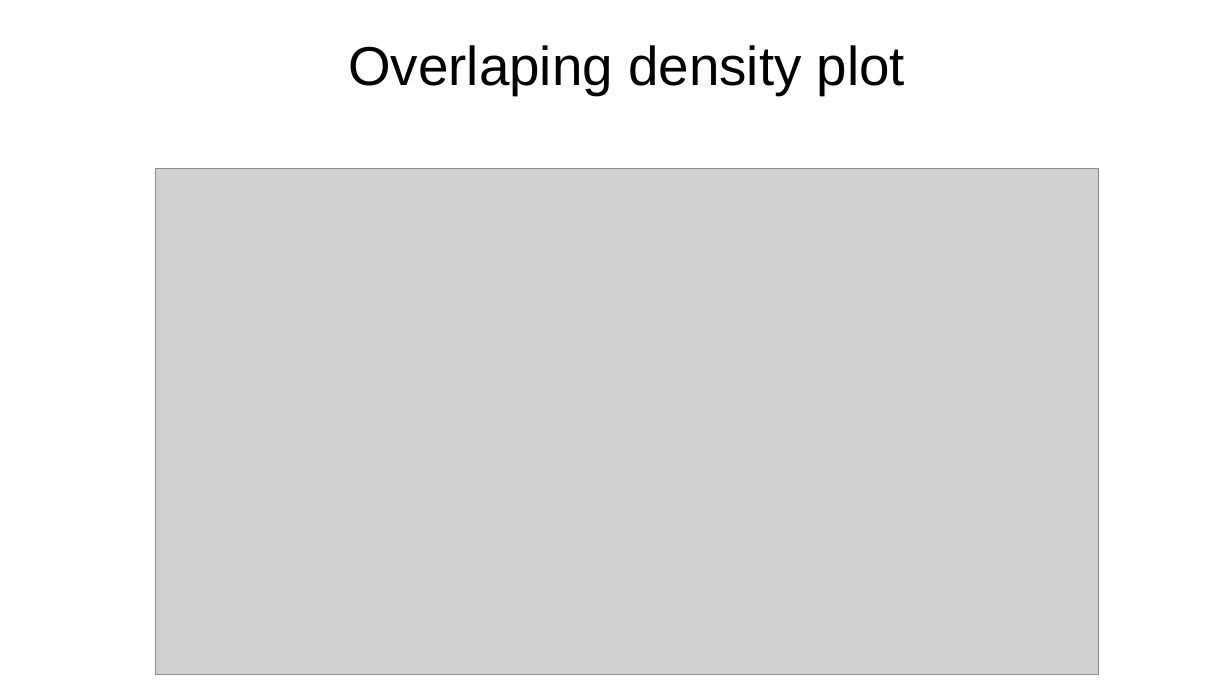
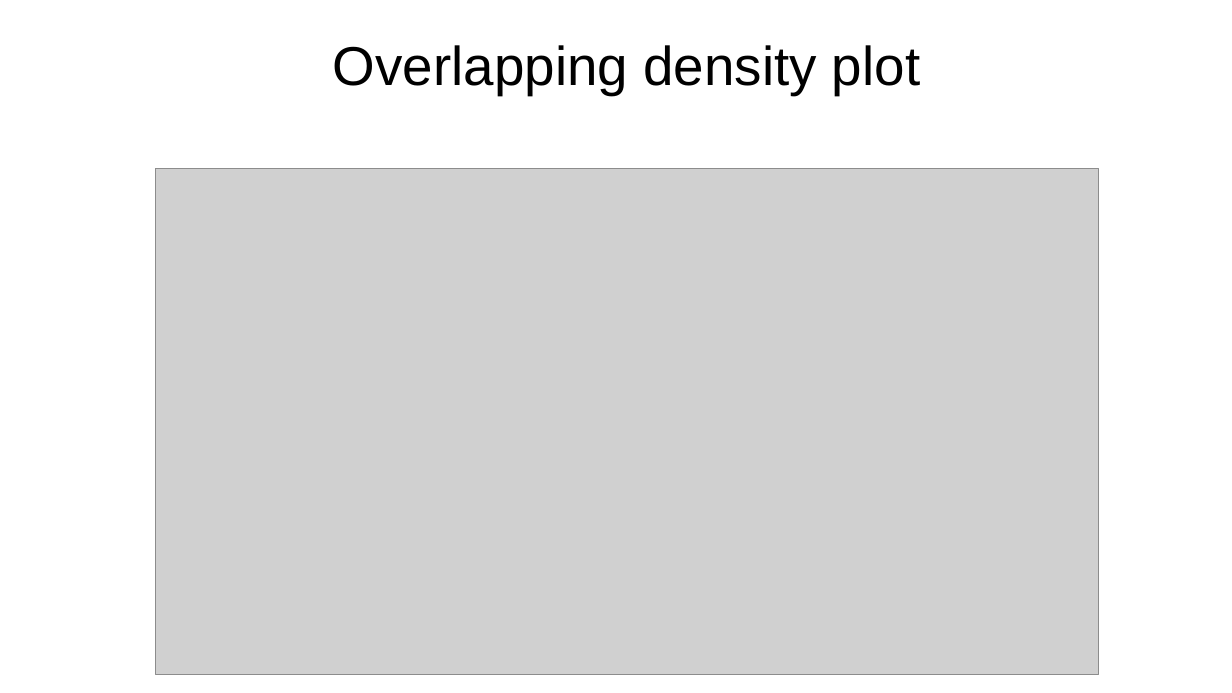
Before and after one commit to OgrodowskiJedrzej/Intro-To-Data-Science-Notebooks, a slide deck: slide 49 of Data Visualization pt. 1/Data Visualization pt. 1.pptx. Drawn at 1232x693 pixels with LibreOffice and Linux fonts; fonts in the diff are those of the drawing; grey boxes stand for pictures. Boxes give left, top, right and bottom in pixels: in the first picture for what was removed or moved away, otherwise in the second. Text is boxed around its words. In the diff, an @@ line names an element or a change of style, - is before the commit and + after.

```diff
--- a/Data Visualization pt. 1/Data Visualization pt. 1.pptx
+++ b/Data Visualization pt. 1/Data Visualization pt. 1.pptx
@@ text at [333,45,920,95]: text changed @@
-Overlaping density plot
+Overlapping density plot
```
Also in this commit, not shown: 1 slide added, 1 slide removed, 6 other files.
